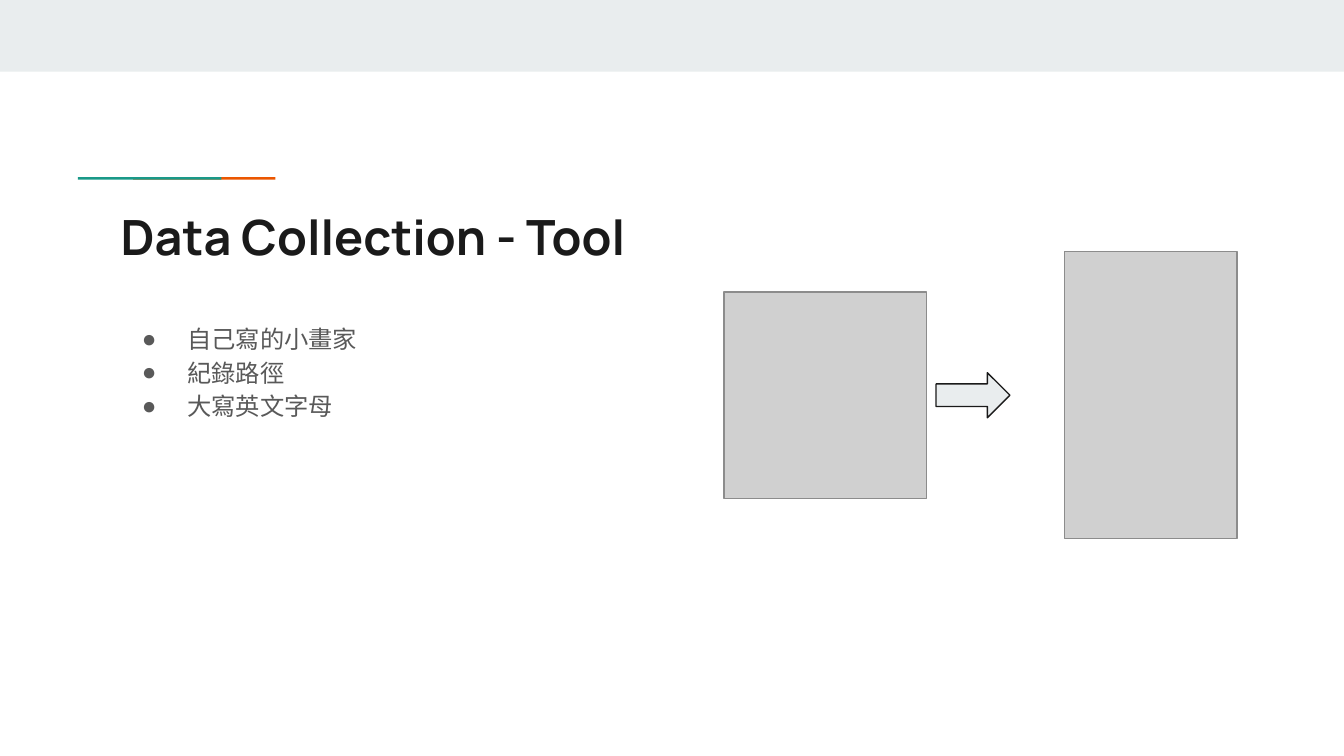
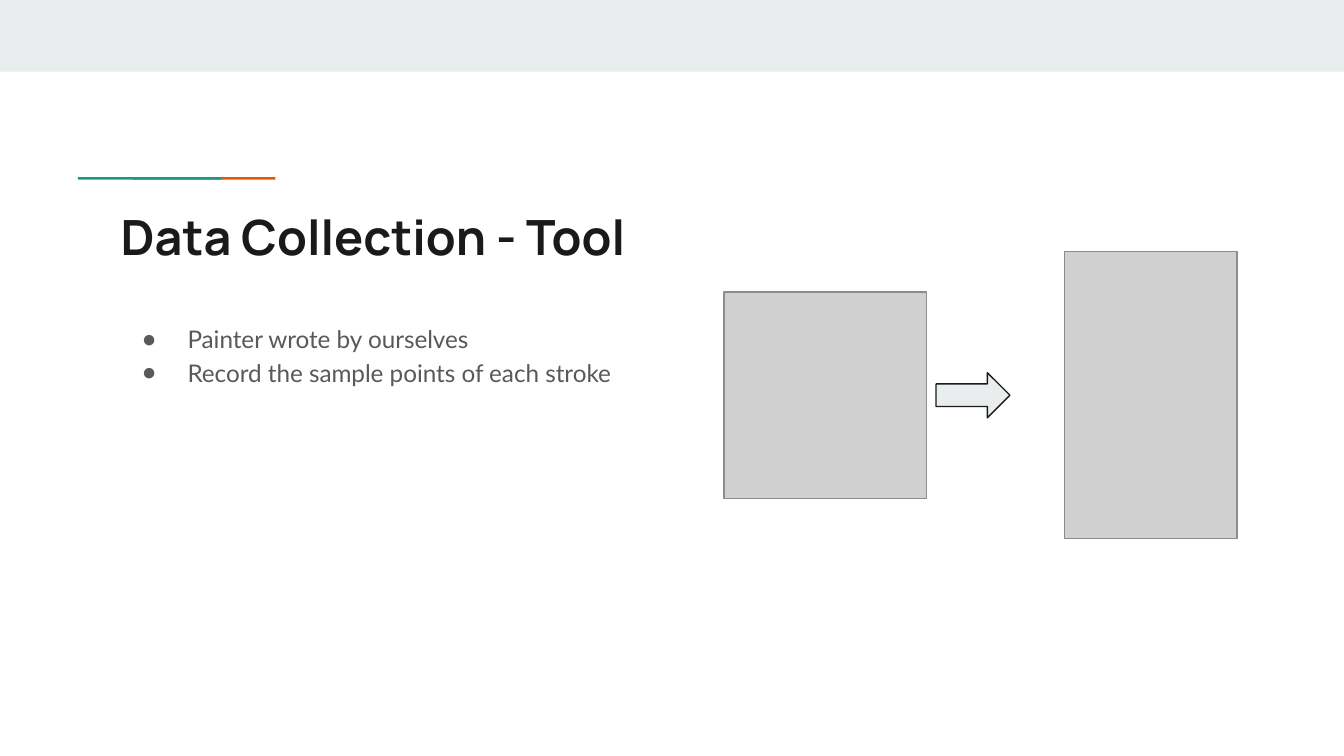
Before and after one commit to allen880117/DrawTablet, a slide deck: slide 5 of Team14.pptx (slide 4 before the commit). Drawn at 1344x756 pixels with LibreOffice and Linux fonts; fonts in the diff are those of the drawing; grey boxes stand for pictures. Boxes give left, top, right and bottom in pixels: in the first picture for what was removed or moved away, otherwise in the second. Text is boxed around its words. In the diff, an @@ line names an element or a change of style, - is before the commit and + after.

```diff
--- a/Team14.pptx
+++ b/Team14.pptx
@@ text at (x1=188, y1=330, x2=611, y2=386): text changed @@
-● 自己寫的小畫家
-● 紀錄路徑
-● 大寫英文字母
+● Painter wrote by ourselves
+● Record the sample points of each stroke
```
Also in this commit, not shown: 11 other slides changed, 4 slides added.
